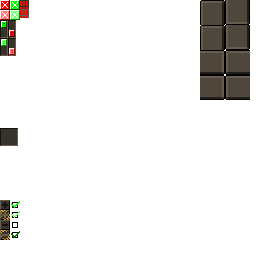
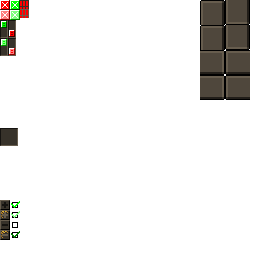
Layer changes from the first w=256, h=256 image to the second:
painted on "outlines" over [0, 210, 10, 240]
